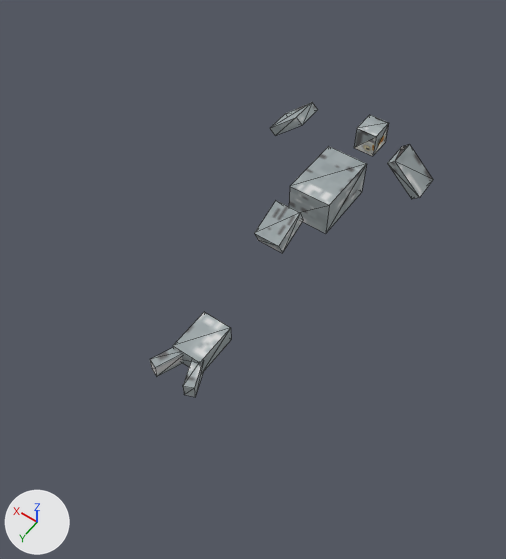
Two versions of the glTF model models/creatures/seal/model.gltf, one commit apart.
Camera for both pictures: a 50 mm camera at (-0.92, 1.78, 2.2) aimed at (0.01, 0.48, 0.15). The axes (+X, +Y, +Z) are drawn at lower left. The lights are the same throughout. The older version comes first. Mesh edges are drawn as thin lines. Vertices at exactly the same position are counted once.

Before the edit, the objects in view are built like this:
```python
me_seal = bpy.data.meshes.new('seal')
me_seal.from_pydata(...)  # 72 vertices, 108 faces; spans x -0.337..0.36, y -0.444..0.975, z 0.08..0.393
# faces by material slot: [100, 3, 5]
me_seal.materials.append(mat_body)  # picture img_body_png
me_seal.materials.append(mat_face)  # picture img_face_png
me_seal.materials.append(mat_leg)  # picture img_leg_png
ob_seal = bpy.data.objects.new('seal', me_seal)
ob_seal.location = (0.0, 0.0, 0.0)
```
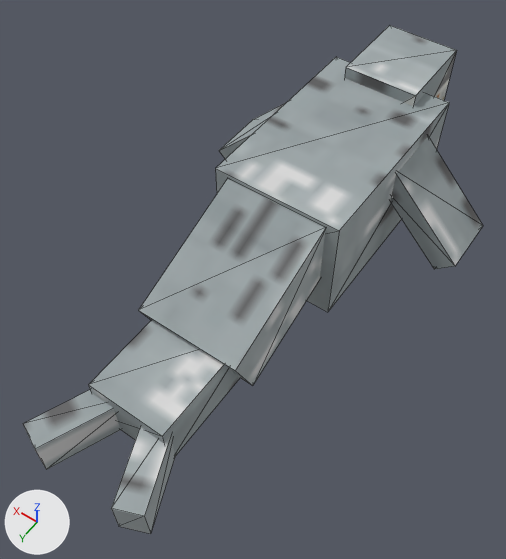
Changed parts and their boxes [x1, y1, x2, y2] in the pictures (506 x 559 px; the box of a moved part takes in the faces that stretch with it):
'seal', reshaped (62% wider, 72% taller)
    before: [150, 102, 433, 397]
    after: [23, 26, 483, 534]
part 1 of me_seal, moved or reshaped
    before: [354, 115, 389, 156]
    after: [345, 26, 457, 106]
part 2 of me_seal, moved or reshaped
    before: [289, 146, 367, 233]
    after: [215, 57, 449, 312]
part 3 of me_seal, moved or reshaped
    before: [254, 201, 303, 253]
    after: [139, 179, 326, 385]
part 4 of me_seal, moved or reshaped
    before: [173, 312, 231, 372]
    after: [89, 320, 240, 456]
part 5 of me_seal, moved or reshaped
    before: [150, 348, 183, 376]
    after: [23, 390, 121, 470]
part 6 of me_seal, moved or reshaped
    before: [183, 361, 203, 397]
    after: [111, 427, 175, 534]
part 7 of me_seal, moved or reshaped
    before: [387, 144, 433, 199]
    after: [390, 136, 483, 269]
part 8 of me_seal, moved or reshaped
    before: [270, 102, 318, 135]
    after: [219, 102, 287, 159]

The edits, one by one:
me_seal is used by ob_seal; location (0.0, 0.0, 0.0).
me_seal had 72 vertices, 108 faces and spanned x -0.337..0.36, y -0.444..0.975, z 0.08..0.393.
me_seal now has 72 vertices, 108 faces and spans x -0.565..0.575, y -0.826..1.424, z 0.0..0.525.
me_seal part 1: the loose piece of 8 vertices spanning x -0.044..0.047, y -0.414..-0.308, z 0.203..0.309 is scaled about its middle by 3.39, then moved by (0.003, -0.183, 0.088).
me_seal part 2: the loose piece of 8 vertices spanning x -0.087..0.089, y -0.16..0.122, z 0.138..0.297 is scaled about its middle by 2.92, then moved by (0.002, -0.037, 0.024).
me_seal part 3: the loose piece of 8 vertices spanning x -0.053..0.054, y 0.246..0.407, z 0.247..0.364 is scaled about its middle by 3.86, then moved by (0.002, 0.236, -0.079).
me_seal part 4: the loose piece of 8 vertices spanning x -0.058..0.06, y 0.705..0.881, z 0.08..0.158 is scaled about its middle by 2.62, then moved by (0.002, 0.153, -0.005).
me_seal part 5: the loose piece of 8 vertices spanning x 0.009..0.098, y 0.834..0.975, z 0.08..0.138 is scaled about its middle by 2.62, then moved by (0.086, 0.334, -0.021).
me_seal part 6: the loose piece of 8 vertices spanning x -0.096..-0.007, y 0.834..0.975, z 0.08..0.138 is scaled about its middle by 2.62, then moved by (-0.083, 0.334, -0.021).
me_seal part 7: the loose piece of 8 vertices spanning x -0.337..-0.181, y -0.251..-0.133, z 0.249..0.393 is scaled about its middle by (2.57, 2.19, 2.77), then moved by (-0.107, 0.008, -0.093).
me_seal part 8: the loose piece of 8 vertices spanning x 0.205..0.36, y -0.251..-0.133, z 0.248..0.392 is scaled about its middle by (2.57, 2.19, 2.78), then moved by (0.093, 0.008, -0.095).
Other edits to the shape of me_seal do not show in these pictures.
